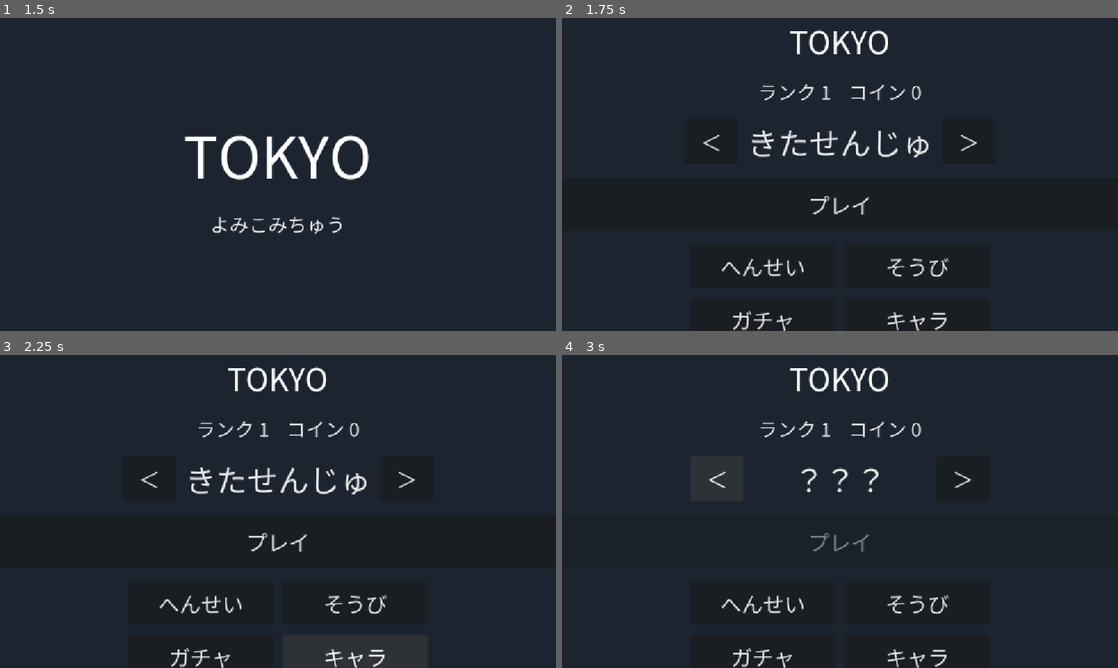
Above: before the commit, frames 1-4 (two rows, left to right).
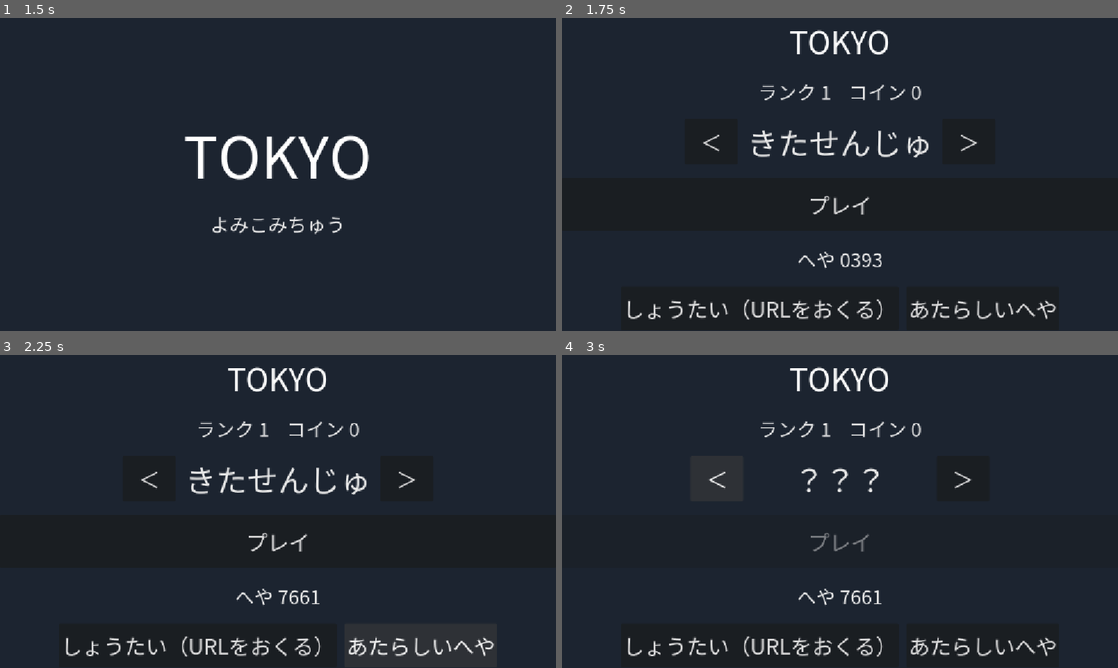
Above: after the commit, the same moments.

Repository: koyoy1016-gif/bigbusters-godot
Game: Godot game, scene res://scenes/game_flow.tscn
The game is run twice, just before and just after one commit, with the same random seed, the same clock (stepped at 60 frames per second) and the same inputs. This scene is started directly instead of the project's main scene.
Inputs (mouse positions are in pixels of both pictures, inside the frame that each line leads up to):
- Up to frame 1 (1.5 s): tap Enter at 0.5 s; move the mouse to (400, 158) at 0.52 s; tap 1 at 0.6 s; click (400, 158) at 0.67 s; tap Space at 1.25 s; drag from (166, 190) to (250, 237) at 1.27 s
- Up to frame 2 (1.75 s): no input
- Up to frame 3 (2.25 s): click (422, 646) at 2 s, where only the run after the commit has a clickable "あたらしいへや"
- Up to frame 4 (3 s): click "＜" at 2.75 s

Frame 1 is identical in both runs. In frame 2, 2.3% of the frame differs, in the area x 11-89%, y 74-100%; in frame 3, 2.3%; in frame 4, 2.2%.

Commit message:
URLで部屋に入る／しょうたいURL（LINE・共有・コピー）／毎回べつの合言葉
Co-Authored-By: Claude Sonnet 5.5 <noreply@anthropic.com>
Claude-Session: https://claude.ai/code/session_01U5QjkxQPQVJ9bA9eQTVgJt

Diff:
--- a/data/game_flow.json
+++ b/data/game_flow.json
@@ -46,6 +46,12 @@
   "reward_win_coins": 50,
   "reward_lose_coins": 10,
   "rematch_label": "さいせん",
+  "room_label": "へや",
+  "invite_label": "しょうたい（URLをおくる）",
+  "new_room_label": "あたらしいへや",
+  "room_from_url_note": "しょうたいされた へや",
+  "invite_offline_note": "ブラウザでだけ使えます",
+  "share_labels": {"title": "このURLを、いっしょにあそぶ人におくってね", "message": "BIGバスターズでいっしょにあそぼう！", "line": "LINEでおくる", "share": "おくる", "copy": "コピー", "copied": "コピーした", "close": "とじる"},
   "rematch_wait_text": "みんなをまっています",
   "rematch_resend_sec": 3.0,
   "lobby_label": "ロビー",
--- a/data/prototype_stick.json
+++ b/data/prototype_stick.json
@@ -171,7 +171,7 @@
   ],
   "charge_color": "#ff9a20",
   "build_label": "版",
-  "build_id": "28",
+  "build_id": "29",
   "camera_follow": 0.5,
   "camera_follow_per_sec": 6.0,
   "marker_size": 0.35,
--- a/scripts/flow/game_flow.gd
+++ b/scripts/flow/game_flow.gd
@@ -8,6 +8,8 @@
 const SaveData := preload("res://scripts/flow/save_data.gd")
 const CharacterData := preload("res://scripts/characters/character_data.gd")
 const Replay := preload("res://scripts/flow/highlight_replay.gd")
+const RoomLink := preload("res://scripts/network/room_link.gd")
+const RoomCode := preload("res://scripts/network/room_code.gd")
 const CONFIG_PATH := "res://data/game_flow.json"
 const BATTLE_SCENE := "res://scenes/prototype/stick_prototype.tscn"
 const BENCH_SCENE := "res://scenes/prototype/crowd_bench.tscn"
@@ -44,6 +46,10 @@
 var lobby_char: Label
 var formation_stats: Label
 var formation_buttons: Dictionary = {}
+var room_code := ""
+var room_from_url := false
+var room_label: Label
+var js_eval: Callable = func(text: String) -> Variant: return JavaScriptBridge.eval(text, true)
 var rematch_wait_reward: Label
 var rematch_wait_next: Label
 var my_rematch_vote := false
@@ -70,6 +76,7 @@
 	layer.name = "Menus"
 	layer.layer = 10
 	add_child(layer)
+	init_room()
 	_build_panels()
 	if OS.has_feature("web") and str(JavaScriptBridge.eval("new URLSearchParams(window.location.search).get('bench') || ''", true)) != "":
 		query_bench = true
@@ -159,6 +166,14 @@
 	l.add_child(stage_row)
 	play_button = _make_button(str(config["play_label"]), big, play)
 	l.add_child(play_button)
+	room_label = _make_label("", text_size, text_color)
+	l.add_child(room_label)
+	var room_row := HBoxContainer.new()
+	room_row.alignment = BoxContainer.ALIGNMENT_CENTER
+	room_row.add_theme_constant_override("separation", 16)
+	room_row.add_child(_make_button(str(config["invite_label"]), small, invite))
+	room_row.add_child(_make_button(str(config["new_room_label"]), small, new_room))
+	l.add_child(room_row)
 	var grid := GridContainer.new()
 	grid.columns = 2
 	grid.add_theme_constant_override("h_separation", 20)
@@ -306,7 +321,9 @@
 
 
 func _apply_quality() -> void:
-	var lights := get_tree().get_nodes_in_group("sun") if get_tree() != null else []
+	var lights: Array[Node] = []
+	if get_tree() != null:
+		lights = get_tree().get_nodes_in_group("sun")
 	Quality.apply(quality_name, quality_config, get_viewport(), lights)
 
 
@@ -348,6 +365,7 @@
 	var cdef := CharacterData.find(characters_cfg, selected_character)
 	lobby_char.text = (str(config["lobby_char_label"]) + "：" + str(cdef["role"]) + " " + str(cdef["name"])) if not cdef.is_empty() else ""
 	play_button.disabled = not bool(stage["open"])
+	room_label.text = (str(config["room_from_url_note"]) if room_from_url else str(config["room_label"])) + " " + room_code
 	quality_button.text = str(config["quality_label"]) + "：" + Quality.label_of(quality_name, quality_config)
 
 
@@ -382,12 +400,46 @@
 	rematch_wait_next.text = text
 
 
+## 部屋の合言葉を決める：URLの ?room= があればそれ（しょうたいされた）、なければ新しく作る（毎回べつの部屋）
+func init_room() -> void:
+	var digits := int(RoomCode.load_config().get("code_digits", 4))
+	var query: Variant = null
+	if str(js_eval.call("typeof window")) == "object":
+		query = js_eval.call("new URLSearchParams(window.location.search).get('room')")
+	var rng := RandomNumberGenerator.new()
+	rng.randomize()
+	var picked := RoomLink.pick(query, digits, rng)
+	room_code = str(picked["code"])
+	room_from_url = bool(picked["from_url"])
+
+
+## 新しい合言葉の部屋にする（前の仲間とは、べつの部屋になる）
+func new_room() -> void:
+	var digits := int(RoomCode.load_config().get("code_digits", 4))
+	var rng := RandomNumberGenerator.new()
+	rng.randomize()
+	room_code = RoomLink.generate_code(digits, rng)
+	room_from_url = false
+	_refresh_lobby()
+
+
+## しょうたい：この部屋のURLを作って、ブラウザ側の「おくる」画面を出す
+func invite() -> void:
+	if str(js_eval.call("typeof window")) != "object":
+		toast_label.text = str(config["invite_offline_note"])
+		toast_time = 2.5
+		return
+	var base := str(js_eval.call("window.location.origin + window.location.pathname"))
+	js_eval.call(RoomLink.build_share_call(RoomLink.build_url(base, room_code), config["share_labels"]))
+
+
 func _start_battle() -> void:
 	_end_battle_node()
 	var packed := load(BATTLE_SCENE) as PackedScene
 	battle = packed.instantiate()
 	battle.flow_mode = true
 	battle.selected_character = selected_character
+	battle.forced_room_code = room_code
 	battle.round_ended.connect(_on_round_ended)
 	battle.round_started.connect(_on_round_started)
 	add_child(battle)
--- /dev/null
+++ b/scripts/network/room_link.gd
@@ -0,0 +1,31 @@
+extends RefCounted
+## 部屋の合言葉を自動で作り、しょうたいのURLにする。通信はしない（計算だけ）。
+## URL を踏んだ人は、?room=合言葉 で同じ部屋に入る。踏まなかった人は、毎回べつの合言葉になる。
+
+const RoomCode := preload("res://scripts/network/room_code.gd")
+
+
+## digits 桁のランダムな合言葉（先頭が0でもよい）
+static func generate_code(digits: int, rng: RandomNumberGenerator) -> String:
+	var out := ""
+	for i in maxi(digits, 1):
+		out += str(rng.randi_range(0, 9))
+	return out
+
+
+## URL の ?room= が正しい合言葉ならそれ、なければ新しく作る。戻り値：{code, from_url}
+static func pick(query: Variant, digits: int, rng: RandomNumberGenerator) -> Dictionary:
+	if query is String and RoomCode.is_valid_code(query, digits):
+		return {"code": query, "from_url": true}
+	return {"code": generate_code(digits, rng), "from_url": false}
+
+
+## しょうたいURL：ページの場所（? より前）に ?room=合言葉 をつける。もとに ? や # があっても、それは捨てる
+static func build_url(base: String, code: String) -> String:
+	var clean := base.split("#")[0].split("?")[0]
+	return clean + "?room=" + code
+
+
+## ブラウザ側の「おくる」画面を出す呼び出し（LINE・共有・コピーのボタンは、ブラウザ側の本物のボタン）
+static func build_share_call(url: String, labels: Dictionary) -> String:
+	return "window.bbShare.show(%s, %s)" % [JSON.stringify(url), JSON.stringify(labels)]
--- a/scripts/prototype/stick_prototype.gd
+++ b/scripts/prototype/stick_prototype.gd
@@ -106,6 +106,8 @@
 var other_views := {}  ## 枠 → ほかの人のモデルの見た目（CharacterView）
 var bridge := Bridge.new()
 var room_code := ""
+## 画面の流れ（game_flow）が決めた合言葉。空なら、URLの ?room=、なければ既定
+var forced_room_code := ""
 var net_state: Dictionary = {}
 var others := {}
 var other_target := {}
@@ -172,7 +174,7 @@
 	if str(js_eval.call("typeof window.bbFirebase")) != "object":
 		return
 	var query: Variant = js_eval.call("new URLSearchParams(window.location.search).get('room')")
-	room_code = pick_room_code(query, str(config["default_room"]), digits)
+	room_code = forced_room_code if RoomCode.is_valid_code(forced_room_code, digits) else pick_room_code(query, str(config["default_room"]), digits)
 	var config_json := JSON.stringify(CheckScreen.extract_firebase_config(CheckScreen.load_json(FIREBASE_CONFIG_PATH)))
 	bridge.js_eval = js_eval
 	net_active = true
--- /dev/null
+++ b/tests/test_room_link.gd
@@ -0,0 +1,70 @@
+extends SceneTree
+## 実行: godot --headless --path . --script res://tests/test_room_link.gd
+## 部屋の合言葉の自動生成と、しょうたいURL（room_link.gd、game_flow.gd）を確かめる。
+
+const RoomLink := preload("res://scripts/network/room_link.gd")
+const RoomCode := preload("res://scripts/network/room_code.gd")
+const SCENE := "res://scenes/game_flow.tscn"
+
+var failures := 0
+
+
+func check(cond: bool, msg: String) -> void:
+	if cond:
+		print("OK   ", msg)
+	else:
+		print("FAIL ", msg)
+		failures += 1
+
+
+func _initialize() -> void:
+	var rng := RandomNumberGenerator.new()
+	rng.seed = 7
+	var seen := {}
+	var all_valid := true
+	for i in 200:
+		var c := RoomLink.generate_code(4, rng)
+		all_valid = all_valid and RoomCode.is_valid_code(c, 4)
+		seen[c] = true
+	check(all_valid, "自動の合言葉は、いつも4桁の数字")
+	check(seen.size() > 150, "自動の合言葉は、毎回ちがう（200回で150種類以上）")
+	check(RoomLink.pick("0042", 4, rng) == {"code": "0042", "from_url": true}, "URLの合言葉があれば、それを使う")
+	check(RoomLink.pick(null, 4, rng)["from_url"] == false and RoomCode.is_valid_code(RoomLink.pick(null, 4, rng)["code"], 4), "URLになければ、新しく作る")
+	check(RoomLink.pick("12ab", 4, rng)["from_url"] == false and RoomLink.pick("123", 4, rng)["from_url"] == false, "URLの合言葉が不正なら、新しく作る")
+	check(RoomLink.build_url("https://x.github.io/bb/stick/", "1234") == "https://x.github.io/bb/stick/?room=1234", "しょうたいURL")
+	check(RoomLink.build_url("https://x.github.io/bb/stick/?room=9999#a", "1234") == "https://x.github.io/bb/stick/?room=1234", "もとの ? や # は捨てる")
+	var call := RoomLink.build_share_call("https://x/?room=1234", {"title": "T\"q"})
+	check(call.begins_with("window.bbShare.show(\"https://x/?room=1234\", ") and call.contains("\\\"q"), "ブラウザ側の呼び出し（引用符もこわれない）")
+
+	var flow: Node = (load(SCENE) as PackedScene).instantiate()
+	var log: Array = []
+	flow.js_eval = func(code: String) -> Variant:
+		log.append(code)
+		if code == "typeof window":
+			return "object"
+		if code.contains("URLSearchParams"):
+			return "5678"
+		if code.contains("location.origin"):
+			return "https://x.github.io/bb/stick/"
+		return null
+	root.add_child(flow)
+	if flow.config.is_empty():
+		flow._ready()
+	flow.init_room()
+	check(flow.room_code == "5678" and flow.room_from_url, "しょうたいURLで来たら、その部屋になる")
+	flow.goto("lobby")
+	check(flow.room_label.text.contains("5678") and flow.room_label.text.contains(str(flow.config["room_from_url_note"])), "ロビーに、しょうたいされた部屋の合言葉が出る")
+	flow.invite()
+	check(log.any(func(c): return str(c).begins_with("window.bbShare.show(\"https://x.github.io/bb/stick/?room=5678\"")), "「しょうたい」で、この部屋のURLのおくる画面が出る")
+	flow.new_room()
+	check(flow.room_code != "5678" and not flow.room_from_url and flow.room_label.text.contains(flow.room_code), "「あたらしいへや」で、べつの合言葉になる")
+	flow.goto("battle")
+	check(flow.battle != null and flow.battle.forced_room_code == flow.room_code, "戦いは、この合言葉の部屋に入る")
+	flow.goto("lobby")
+	flow.js_eval = func(code: String) -> Variant: return null
+	flow.toast_label.text = ""
+	flow.invite()
+	check(flow.toast_label.text == str(flow.config["invite_offline_note"]), "ブラウザ以外では、案内を出して壊れない")
+	root.remove_child(flow)
+	print("失敗: ", failures)
+	quit(1 if failures > 0 else 0)
Not shown, changed: export_presets.cfg
Not shown, changed: NOTES.md
Not shown, changed: tests/js/room_bridge.test.mjs
